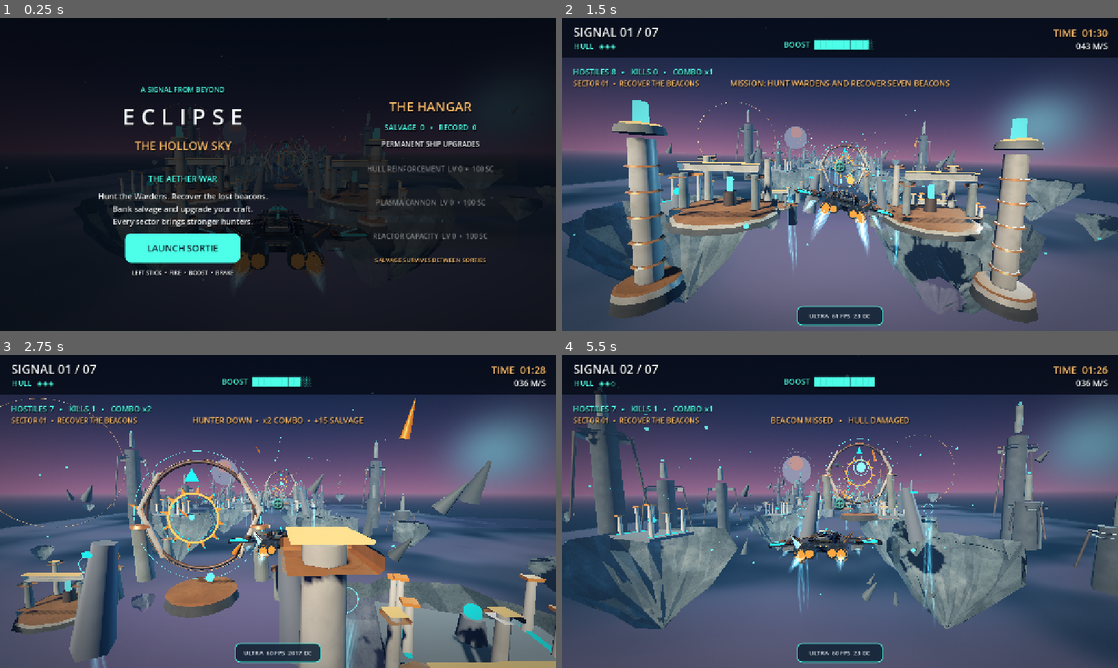
Above: before the commit, frames 1-4 (two rows, left to right).
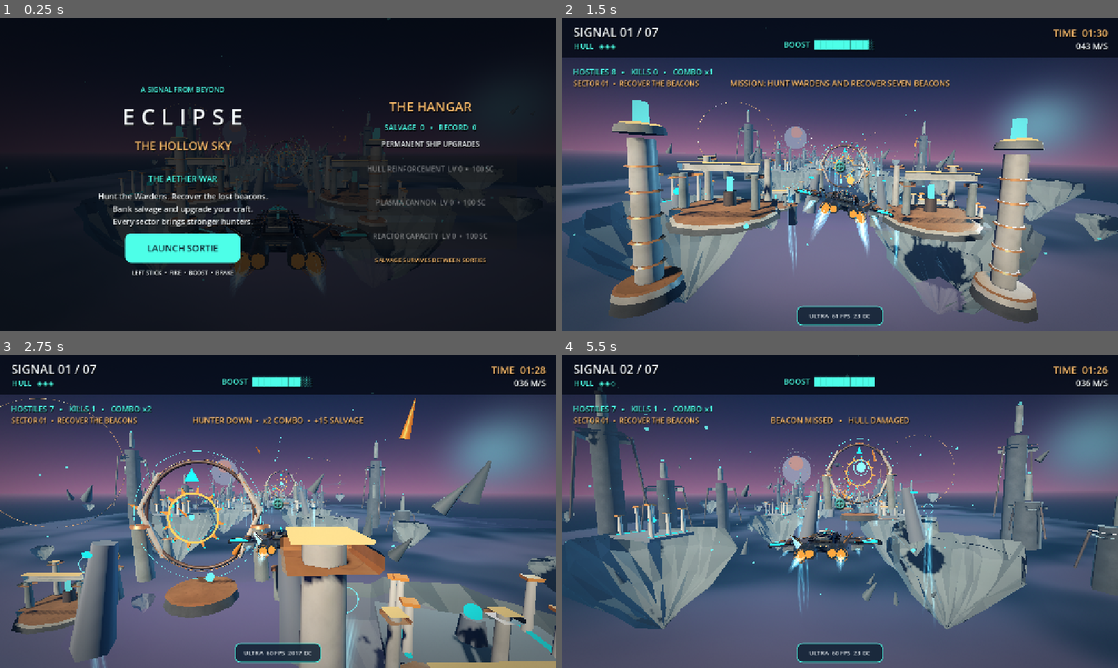
Above: after the commit, the same moments.

Repository: tpylman90-ctrl/Eclipse-The-Hollow-Sky
Game: Godot game, scene res://scenes/main.tscn
Same seed, same stepped clock (60 frames per second), same inputs: the game is played once before the commit and once after it.
Inputs (mouse positions are in pixels of both pictures, inside the frame that each line leads up to):
- Up to frame 1 (0.25 s): no input
- Up to frame 2 (1.5 s): click "LAUNCH SORTIE" at 0.5 s; tap Enter (start_game) at 1.25 s; move the mouse to (962, 158) at 1.27 s; hold D (steer_right) from 1.28 s (still down); hold Space (boost) from 1.28 s (still down); click (962, 158) at 1.42 s
- Up to frame 3 (2.75 s): release D (steer_right) at 2 s; release Space (boost) at 2 s; drag from (166, 527) to (250, 574) at 2.02 s
- Up to frame 4 (5.5 s): move the mouse to (895, 442) at 2.77 s; hold D (steer_right) 2.78-3.5 s; hold Enter (start_game) 2.78-3.5 s; drag from (812, 574) to (673, 464) at 3.52 s; move the mouse to (1006, 558) at 4.27 s; hold A (steer_left) 4.28-5 s; hold J (fire) 4.28-5 s; drag from (673, 464) to (756, 433) at 5.02 s

The runs differ from the first frame. In frame 2, 2.6% of the frame differs, in the area x 0-99%, y 45-93%; in frame 3, 2.2%; in frame 4, 5.3%, in the area x 0-84%, y 44-88%.

Commit message:
Replace expensive world rock procedural hash noise with packed triplanar atlas samplers

Diff:
--- a/shaders/strata.gdshader
+++ b/shaders/strata.gdshader
@@ -1,46 +1,39 @@
 shader_type spatial;
 render_mode diffuse_burley, specular_schlick_ggx;
 
-// Ultra geological material: broad sediment plates, fractured shelves,
-// mineral veins and fine pitting. World anchored: no repeated UV tiling.
+// V0.7: CPU-baked, tileable channel-packed mineral data sampled triplanar.
+// The original shader ran 32+ sine/hash lattice evaluations for each fragment.
+// Four levels of noise now arrive from 3 sampled texels.
 uniform vec4 stone_tint : source_color = vec4(0.23, 0.32, 0.40, 1.0);
 uniform vec4 mineral_tint : source_color = vec4(0.42, 0.49, 0.52, 1.0);
+uniform sampler2D mineral_atlas : repeat_enable, filter_linear_mipmap;
 uniform float stratum_frequency : hint_range(0.05, 3.0) = 0.6;
 uniform float relief : hint_range(0.0, 1.0) = 0.45;
 
 varying vec3 p_world;
 varying vec3 n_world;
 
-float hash31(vec3 p) {
-    return fract(sin(dot(p, vec3(17.17, 53.23, 87.13))) * 43758.5453);
-}
-float value_noise(vec3 p) {
-    vec3 i = floor(p);
-    vec3 f = fract(p);
-    f = f*f*(3.0-2.0*f);
-    float n00 = mix(hash31(i), hash31(i+vec3(1.0,0.0,0.0)),f.x);
-    float n10 = mix(hash31(i+vec3(0.0,1.0,0.0)),hash31(i+vec3(1.0,1.0,0.0)),f.x);
-    float n01 = mix(hash31(i+vec3(0.0,0.0,1.0)),hash31(i+vec3(1.0,0.0,1.0)),f.x);
-    float n11 = mix(hash31(i+vec3(0.0,1.0,1.0)),hash31(i+vec3(1.0,1.0,1.0)),f.x);
-    return mix(mix(n00,n10,f.y),mix(n01,n11,f.y),f.z);
-}
 void vertex() {
-    p_world = (MODEL_MATRIX * vec4(VERTEX,1.0)).xyz;
+    p_world = (MODEL_MATRIX * vec4(VERTEX, 1.0)).xyz;
     n_world = normalize((MODEL_MATRIX * vec4(NORMAL, 0.0)).xyz);
 }
 void fragment() {
-    vec3 p = p_world * 0.19;
-    float slow = value_noise(p * 0.54);
-    float ridge = value_noise(p * 1.95);
-    float chips = value_noise(p * 6.6);
-    float grit = value_noise(p * 23.4);
+    vec3 normal = normalize(n_world);
+    vec3 weighting = pow(abs(normal), vec3(4.0));
+    weighting /= max(weighting.x + weighting.y + weighting.z, 0.001);
+    vec3 p = p_world * 0.025;
+    vec4 grain = texture(mineral_atlas, p.yz) * weighting.x
+              + texture(mineral_atlas, p.xz) * weighting.y
+              + texture(mineral_atlas, p.xy) * weighting.z;
+    float slow = grain.r;
+    float ridge = grain.g;
+    float chips = grain.b;
+    float grit = grain.a;
     float fbm = slow * 0.49 + ridge * 0.27 + chips * 0.16 + grit * 0.08;
-
-    // Broad, broken bedding planes instead of regular high-contrast stripes.
-    float strata = sin(p_world.y * stratum_frequency * 0.63 + slow * 5.0 + ridge * 1.5);
-    float bedding = smoothstep(-0.62, 0.70, strata) * 0.22;
+    float bedding = smoothstep(-0.62, 0.70,
+        sin(p_world.y * stratum_frequency * 0.63 + slow * 5.0 + ridge * 1.5)) * 0.22;
     float fracture = 1.0 - smoothstep(0.015, 0.11, abs(ridge - chips * 0.85 - 0.08));
-    fracture *= clamp((1.0 - abs(n_world.y)) * 0.72 + 0.31, 0.0, 1.0);
+    fracture *= clamp((1.0 - abs(normal.y)) * 0.72 + 0.31, 0.0, 1.0);
     float mineral = smoothstep(0.55, 0.83, slow * 0.55 + ridge * 0.31 + chips * 0.2);
     float eroded = smoothstep(0.43, 0.83, chips * 0.69 + grit * 0.31);
     float recess = clamp(fracture * 0.27 + eroded * 0.09, 0.0, 0.33);
@@ -48,8 +41,7 @@
     vec3 col = stone_tint.rgb * tonal;
     col = mix(col, mineral_tint.rgb, mineral * (0.21 + relief * 0.24));
     col *= 1.0 - recess * 0.73;
-    // Top shelves receive chalk weathering and shadows remain darker.
-    col = mix(col, col * 1.16, clamp(n_world.y * 0.36,0.0,0.36));
+    col = mix(col, col * 1.16, clamp(normal.y * 0.36, 0.0, 0.36));
     ALBEDO = col * mix(vec3(1.0), COLOR.rgb * 1.17, 0.14);
     ROUGHNESS = clamp(0.84 + (grit - fbm) * 0.25, 0.67, 0.98);
     METALLIC = 0.04;
